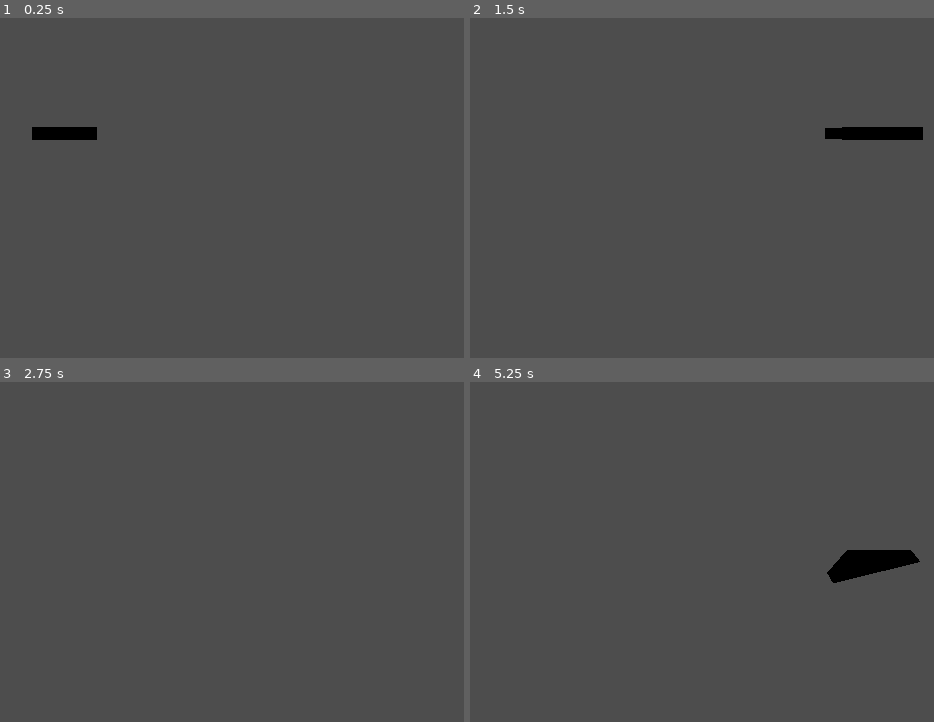
Above: before the commit, frames 1-4 (two rows, left to right).
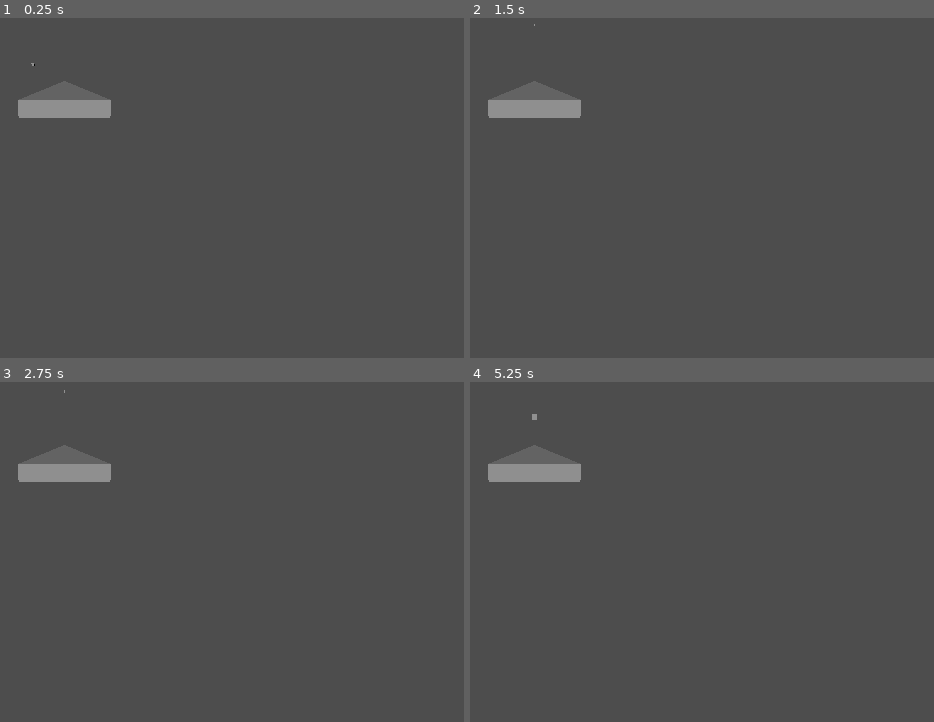
Above: after the commit, the same moments.

Repository: Weegee5859/Space_Shooter_Game
Game: Godot game, scene res://Levels/level.tscn
Same seed, same stepped clock (60 frames per second), same inputs: the game is played once before the commit and once after it.
Inputs (mouse positions are in pixels of both pictures, inside the frame that each line leads up to):
- Up to frame 1 (0.25 s): no input
- Up to frame 2 (1.5 s): tap Enter at 0.5 s; move the mouse to (711, 109) at 0.52 s; hold Right (ui_right) 0.53-1.25 s; tap Space (shoot, bound only after the commit) at 0.6 s; click (711, 109) at 0.67 s; drag from (outside the picture) to (493, 222) at 1.27 s
- Up to frame 3 (2.75 s): tap Space (shoot, bound only after the commit) at 2, 2.1 s; move the mouse to (143, 399) at 2.02 s; hold Right (ui_right) from 2.03 s (still down)
- Up to frame 4 (5.25 s): release Right (ui_right) at 2.75 s; tap Enter at 2.75, 5 s; drag from (493, 586) to (outside the picture) at 2.77 s; tap Space (shoot, bound only after the commit) at 3.5, 3.6, 5.1 s; move the mouse to (776, 565) at 3.52 s; hold Left (ui_left) 3.53-4.25 s; drag from (outside the picture) to (outside the picture) at 4.27 s; move the mouse to (576, 497) at 5.02 s; hold Down (ui_down) from 5.03 s (still down); click (576, 497) at 5.17 s

The runs differ from the first frame. In frame 1, 1.6% of the frame differs, in the area x 3-24%, y 13-36%; in frame 2, 1.8%; in frame 3, 1.1%; in frame 4, 2.3%, in the area x 3-97%, y 9-60%.

Commit message:
bullets, cleaned up movement
player can shoot bullets
cleaned up movement code

Diff:
--- /dev/null
+++ b/Bullets/bullet.gd
@@ -0,0 +1,18 @@
+extends CharacterBody3D
+var speed: float = 25
+var direction: Vector3
+@onready var delete_self_timer = $DeleteSelfTimer
+# Called when the node enters the scene tree for the first time.
+func _ready():
+	direction.z = -1
+	#direction = Vector3(0,0,-1)
+
+
+# Called every frame. 'delta' is the elapsed time since the previous frame.
+func _process(delta):
+	velocity = direction * speed
+	move_and_slide()
+
+
+func _on_delete_self_timer_timeout():
+	queue_free()
--- /dev/null
+++ b/Bullets/bullet.tscn
@@ -0,0 +1,20 @@
+[gd_scene load_steps=3 format=3 uid="uid://ogm4aeymx1in"]
+
+[ext_resource type="Script" path="res://Bullets/bullet.gd" id="1_hts07"]
+
+[sub_resource type="BoxMesh" id="BoxMesh_s5n00"]
+
+[node name="Bullet" type="CharacterBody3D"]
+script = ExtResource("1_hts07")
+
+[node name="CollisionShape3D" type="CollisionShape3D" parent="."]
+
+[node name="MeshInstance3D" type="MeshInstance3D" parent="."]
+transform = Transform3D(0.1, 0, 0, 0, 0.1, 0, 0, 0, 0.1, 0, 0, 0)
+mesh = SubResource("BoxMesh_s5n00")
+
+[node name="DeleteSelfTimer" type="Timer" parent="."]
+one_shot = true
+autostart = true
+
+[connection signal="timeout" from="DeleteSelfTimer" to="." method="_on_delete_self_timer_timeout"]
--- a/Levels/level.tscn
+++ b/Levels/level.tscn
@@ -1,6 +1,11 @@
-[gd_scene load_steps=4 format=3 uid="uid://5y0deaa6n53a"]
+[gd_scene load_steps=6 format=3 uid="uid://5y0deaa6n53a"]
 
 [ext_resource type="Script" path="res://Player/Player.gd" id="1_jlw57"]
+[ext_resource type="PackedScene" uid="uid://ogm4aeymx1in" path="res://Bullets/bullet.tscn" id="2_wcg58"]
+
+[sub_resource type="Environment" id="Environment_3ge47"]
+background_mode = 3
+ambient_light_source = 3
 
 [sub_resource type="PrismMesh" id="PrismMesh_nm5vq"]
 
@@ -8,16 +13,25 @@
 
 [node name="level" type="Node3D"]
 
+[node name="WorldEnvironment" type="WorldEnvironment" parent="."]
+environment = SubResource("Environment_3ge47")
+
+[node name="DirectionalLight3D" type="DirectionalLight3D" parent="WorldEnvironment"]
+transform = Transform3D(1, 0, 0, 0, 0.908749, 0.417344, 0, -0.417344, 0.908749, 0, 3.53202, 0)
+
 [node name="Camera3D" type="Camera3D" parent="."]
-transform = Transform3D(1, 0, 0, 0, 1, 0, 0, 0, 1, 0, 1, 0)
+transform = Transform3D(1, -1.22724e-15, 3.39704e-15, -1.24847e-16, 0.9282, 0.372081, -3.60977e-15, -0.372081, 0.9282, 0, 1.65122, -1)
 
-[node name="CharacterBody3D" type="CharacterBody3D" parent="Camera3D"]
-transform = Transform3D(1, 0, 0, 0, 1, 0, 0, 0, 1, 0, 0, -3.46636)
+[node name="CharacterBody3D" type="CharacterBody3D" parent="."]
+transform = Transform3D(1, 0, -4.23516e-22, 5.29396e-23, 1, -1.49012e-08, -4.23516e-22, 1.49012e-08, 1, 2.5411e-21, 1, -3.46636)
 script = ExtResource("1_jlw57")
 
-[node name="MeshInstance3D" type="MeshInstance3D" parent="Camera3D/CharacterBody3D"]
+[node name="MeshInstance3D" type="MeshInstance3D" parent="CharacterBody3D"]
 transform = Transform3D(0.7, 0, 0, 0, -3.0598e-08, 0.14, 0, -0.7, -6.11959e-09, 0, 0, 0)
 mesh = SubResource("PrismMesh_nm5vq")
 
-[node name="CollisionShape3D" type="CollisionShape3D" parent="Camera3D/CharacterBody3D"]
+[node name="CollisionShape3D" type="CollisionShape3D" parent="CharacterBody3D"]
 shape = SubResource("BoxShape3D_cq4dm")
+
+[node name="Bullet" parent="." instance=ExtResource("2_wcg58")]
+transform = Transform3D(1, 0, 0, 0, 1, 0, 0, 0, 1, -1.16264, 0, -5.73593)
--- a/Player/Player.gd
+++ b/Player/Player.gd
@@ -4,23 +4,47 @@
 const SPEED = 5.0
 const acceleration: float = 1
 const deacceleration: float = 0.5
-const rotation_speed: float = 10.0
-const max_rotation: float = 35.0
+const rotation_speed: float = 20.0
+const max_rotation: float = 15.0
+var direction: Vector3
 
 func _physics_process(delta):
-	var input_dir = Input.get_vector("ui_left", "ui_right", "ui_up", "ui_down")
-	var direction = (transform.basis * Vector3(input_dir.y, input_dir.x, 0)).normalized()
-	direction.y = direction.y*1
-	direction.x = direction.x*-1
+	movement()
+	shoot()
+	move_and_slide()
+
+func shoot():
+	if Input.is_action_just_pressed("shoot"):
+		# instantiate object
+		var object = preload("res://Bullets/bullet.tscn")
+		var inst = object.instantiate()
+		# set objects direction, positio, and rotation
+		inst.direction = direction / 7
+		inst.position = position
+		inst.rotation = rotation
+		# add instantiated object to level
+		get_tree().get_root().add_child(inst)
+
+func movement():
+	var input_dir = Input.get_vector("left", "right", "up", "down")
+	input_dir.x = Input.get_action_strength("right") - Input.get_action_strength("left")
+	input_dir.y = Input.get_action_strength("up") - Input.get_action_strength("down")
+	direction.x =  input_dir.x
+	direction.y =  input_dir.y
+	print(direction)
+	#direction.y = direction.y*1
+	#direction.x = direction.x*-1
+	#direction.z = direction.y
 	if direction:
-		velocity.x = move_toward(velocity.x, SPEED*direction.y, acceleration)
-		velocity.y = move_toward(velocity.y, SPEED*direction.x, acceleration)
-		self.rotation_degrees.x = move_toward(rotation_degrees.x, direction.x * max_rotation, rotation_speed)
-		self.rotation_degrees.y = move_toward(rotation_degrees.y, direction.y * max_rotation * -1, rotation_speed)
+		velocity = direction * SPEED
+		self.rotation_degrees.x = direction.y * max_rotation
+		self.rotation_degrees.y = direction.x * max_rotation * -1
+		#self.rotation_degrees.x = move_toward(rotation_degrees.y, direction.y * max_rotation, rotation_speed)
+		#self.rotation_degrees.y = move_toward(rotation_degrees.x, direction.x * max_rotation, rotation_speed)
+		#self.rotation_degrees.z = move_toward(rotation_degrees.z, direction.y * max_rotation, rotation_speed)
 	else:
-		velocity.x = move_toward(velocity.x, 0, deacceleration)
-		velocity.y = move_toward(velocity.y, 0, deacceleration)
+		#velocity.x = move_toward(velocity.x, 0, deacceleration)
+		#velocity.y = move_toward(velocity.y, 0, deacceleration)
+		velocity = Vector3(0,0,0)
 		self.rotation_degrees.x = move_toward(rotation_degrees.x, 0, rotation_speed)
 		self.rotation_degrees.y = move_toward(rotation_degrees.y, 0, rotation_speed)
-
-	move_and_slide()
--- a/project.godot
+++ b/project.godot
@@ -19,6 +19,34 @@
 
 run/main_run_args="--rendering-driver opengl3"
 
+[input]
+
+up={
+"deadzone": 0.5,
+"events": [Object(InputEventKey,"resource_local_to_scene":false,"resource_name":"","device":-1,"window_id":0,"alt_pressed":false,"shift_pressed":false,"ctrl_pressed":false,"meta_pressed":false,"pressed":false,"keycode":0,"physical_keycode":87,"key_label":0,"unicode":119,"echo":false,"script":null)
+]
+}
+down={
+"deadzone": 0.5,
+"events": [Object(InputEventKey,"resource_local_to_scene":false,"resource_name":"","device":-1,"window_id":0,"alt_pressed":false,"shift_pressed":false,"ctrl_pressed":false,"meta_pressed":false,"pressed":false,"keycode":0,"physical_keycode":83,"key_label":0,"unicode":115,"echo":false,"script":null)
+]
+}
+left={
+"deadzone": 0.5,
+"events": [Object(InputEventKey,"resource_local_to_scene":false,"resource_name":"","device":-1,"window_id":0,"alt_pressed":false,"shift_pressed":false,"ctrl_pressed":false,"meta_pressed":false,"pressed":false,"keycode":0,"physical_keycode":65,"key_label":0,"unicode":97,"echo":false,"script":null)
+]
+}
+right={
+"deadzone": 0.5,
+"events": [Object(InputEventKey,"resource_local_to_scene":false,"resource_name":"","device":-1,"window_id":0,"alt_pressed":false,"shift_pressed":false,"ctrl_pressed":false,"meta_pressed":false,"pressed":false,"keycode":0,"physical_keycode":68,"key_label":0,"unicode":100,"echo":false,"script":null)
+]
+}
+shoot={
+"deadzone": 0.5,
+"events": [Object(InputEventKey,"resource_local_to_scene":false,"resource_name":"","device":-1,"window_id":0,"alt_pressed":false,"shift_pressed":false,"ctrl_pressed":false,"meta_pressed":false,"pressed":false,"keycode":0,"physical_keycode":32,"key_label":0,"unicode":32,"echo":false,"script":null)
+]
+}
+
 [rendering]
 
 renderer/rendering_method="mobile"
Binary file added: addons/joystick/textures/joystick_base_outline.png
Not shown, added: addons/joystick/textures/joystick_base_outline.png.import
Binary file added: addons/joystick/textures/joystick_tip.png
Not shown, added: addons/joystick/textures/joystick_tip.png.import
Binary file added: addons/joystick/textures/joystick_tip_arrows.png
Not shown, added: addons/joystick/textures/joystick_tip_arrows.png.import
Not shown, added: addons/joystick/virtual_joystick.gd
Not shown, added: addons/joystick/virtual_joystick.tscn
